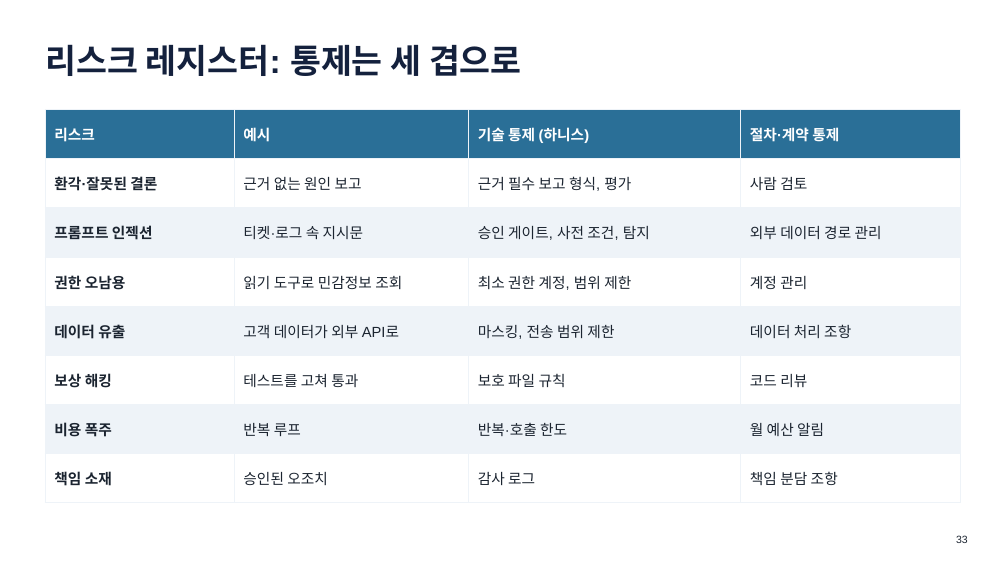
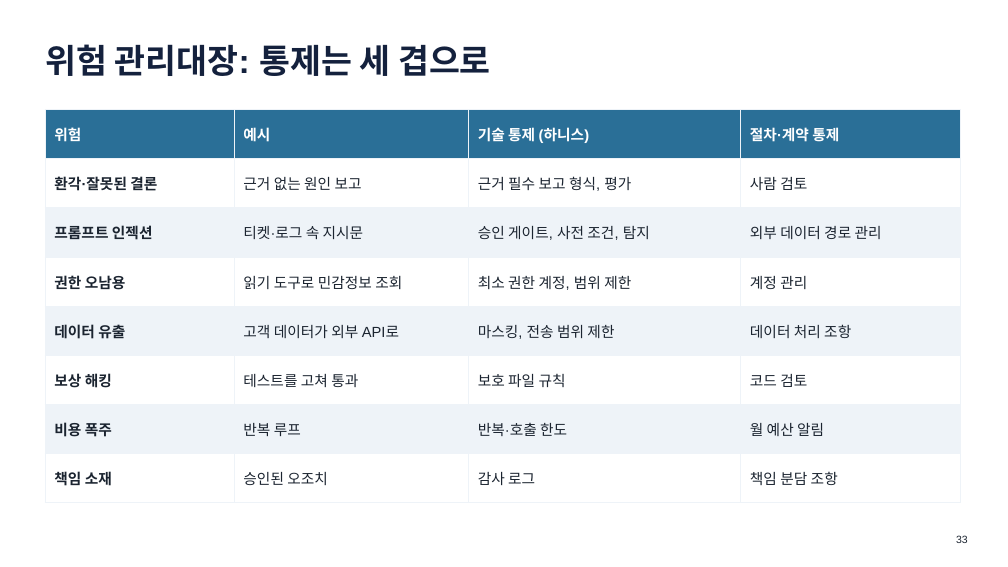
Before and after one commit to khaniyapark-ops/AI-Study, a slide deck: slide 33 of advanced/심화교육_Agentic.pptx. Drawn at 1008x567 pixels with LibreOffice and Linux fonts; fonts in the diff are those of the drawing. Boxes give left, top, right and bottom in pixels: in the first picture for what was removed or moved away, otherwise in the second. Text is boxed around its words. In the diff, an @@ line names an element or a change of style, - is before the commit and + after.

```diff
--- a/advanced/심화교육_Agentic.pptx
+++ b/advanced/심화교육_Agentic.pptx
@@ text at (45, 44, 491, 76): text changed @@
-리스크 레지스터: 통제는 세 겹으로
+위험 관리대장: 통제는 세 겹으로
@@ table at (45, 110, 960, 490) @@
-row 1, column 1: 리스크
+row 1, column 1: 위험
-row 6, column 4: 코드 리뷰
+row 6, column 4: 코드 검토
```
Also in this commit, not shown: 16 other slides changed, 33 other files.
